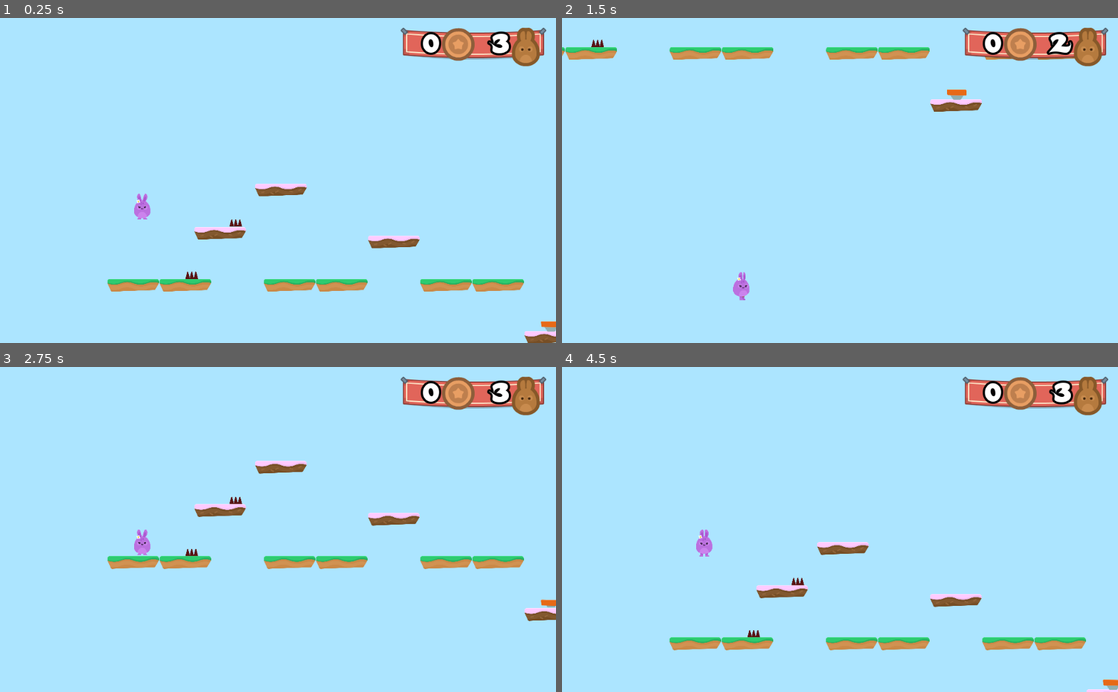
Above: before the commit, frames 1-4 (two rows, left to right).
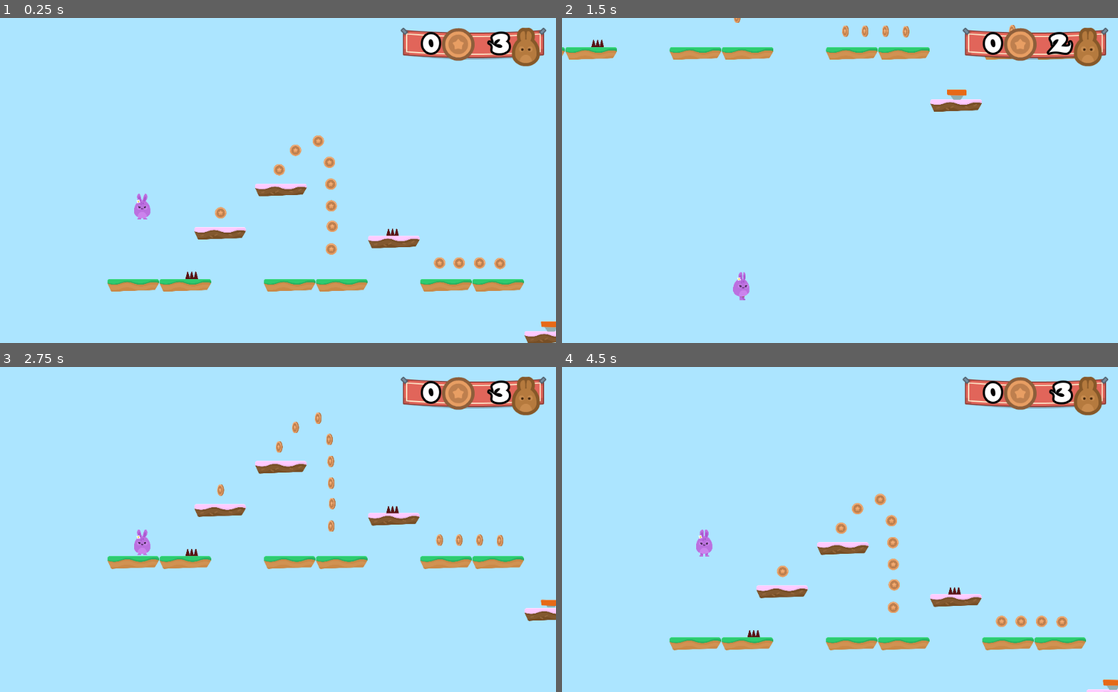
Above: after the commit, the same moments.

Repository: jruizluque/Godot2D_HoppyDays_3.1
Game: Godot game, scene res://Levels/Level1.tscn
Two runs of this game, one before a commit and one after it. Both use one fixed random seed, a clock stepped at 60 frames per second and the inputs below.
Inputs (mouse positions are in pixels of both pictures, inside the frame that each line leads up to):
- Up to frame 1 (0.25 s): no input
- Up to frame 2 (1.5 s): hold D (right) from 0.53 s (still down); tap W (jump) at 0.77 s
- Up to frame 3 (2.75 s): tap W (jump) at 1.52 s; release D (right) at 2 s; click (183, 575) at 2 s
- Up to frame 4 (4.5 s): hold A (left) 2.78-3.53 s; hold D (right) 3.53-4.25 s; tap W (jump) at 3.77 s; click (745, 575) at 4.25 s

The runs differ from the first frame. In frame 1, 0.9% of the frame differs, in the area x 38-91%, y 36-78%; in frame 2, 0.2%; in frame 3, 0.6%; in frame 4, 0.9%, in the area x 38-91%, y 38-81%.

Commit message:
Adding Coins - AnimationPlayer nodes

Diff:
--- a/GUI/GUI.gd
+++ b/GUI/GUI.gd
@@ -3,5 +3,6 @@
 #func _ready():
 #	$Control/TextureRect/HBoxContainer/LifeCount.text = "3"
 
-func update_lives(lives_left):
+func update_GUI(lives_left, coins):
 	$Control/TextureRect/HBoxContainer/LifeCount.text = str(lives_left)
+	$Control/TextureRect/HBoxContainer/CoinCount.text = str(coins)
--- /dev/null
+++ b/Items/Coin.gd
@@ -0,0 +1,13 @@
+extends Node2D
+
+var taken = false
+
+func _on_Area2D_body_entered(body):
+	if not taken:
+		taken = true
+		$AnimationPlayer.play("die")
+		$AudioStreamPlayer.play()
+		get_tree().call_group("Gamestate", "coin_up")
+
+func die():
+	queue_free()
--- /dev/null
+++ b/Items/Coin.tscn
@@ -0,0 +1,77 @@
+[gd_scene load_steps=10 format=2]
+
+[ext_resource path="res://Items/Coin.gd" type="Script" id=1]
+[ext_resource path="res://GFX/Items/bronze_1.png" type="Texture" id=2]
+[ext_resource path="res://GFX/Items/bronze_2.png" type="Texture" id=3]
+[ext_resource path="res://GFX/Items/bronze_3.png" type="Texture" id=4]
+[ext_resource path="res://GFX/Items/bronze_4.png" type="Texture" id=5]
+[ext_resource path="res://SFX/coin_SFX.wav" type="AudioStream" id=6]
+
+[sub_resource type="SpriteFrames" id=1]
+animations = [ {
+"frames": [ ExtResource( 2 ), ExtResource( 3 ), ExtResource( 4 ), ExtResource( 5 ), ExtResource( 4 ), ExtResource( 3 ) ],
+"loop": true,
+"name": "spin",
+"speed": 8.0
+} ]
+
+[sub_resource type="CircleShape2D" id=2]
+radius = 42.4119
+
+[sub_resource type="Animation" id=3]
+resource_name = "die"
+length = 0.5
+tracks/0/type = "value"
+tracks/0/path = NodePath(".:scale")
+tracks/0/interp = 1
+tracks/0/loop_wrap = true
+tracks/0/imported = false
+tracks/0/enabled = true
+tracks/0/keys = {
+"times": PoolRealArray( 0, 0.2, 0.5 ),
+"transitions": PoolRealArray( 1, 1, 1 ),
+"update": 0,
+"values": [ Vector2( 1, 1 ), Vector2( 1.5, 1.5 ), Vector2( 0.01, 0.01 ) ]
+}
+tracks/1/type = "method"
+tracks/1/path = NodePath(".")
+tracks/1/interp = 1
+tracks/1/loop_wrap = true
+tracks/1/imported = false
+tracks/1/enabled = true
+tracks/1/keys = {
+"times": PoolRealArray( 0.5 ),
+"transitions": PoolRealArray( 1 ),
+"values": [ {
+"args": [  ],
+"method": "die"
+} ]
+}
+
+[node name="Coin" type="Node2D"]
+script = ExtResource( 1 )
+__meta__ = {
+"_edit_group_": true
+}
+
+[node name="AnimatedSprite" type="AnimatedSprite" parent="."]
+frames = SubResource( 1 )
+animation = "spin"
+frame = 5
+playing = true
+
+[node name="Area2D" type="Area2D" parent="."]
+editor/display_folded = true
+collision_layer = 8
+
+[node name="CollisionShape2D" type="CollisionShape2D" parent="Area2D"]
+visible = false
+shape = SubResource( 2 )
+
+[node name="AudioStreamPlayer" type="AudioStreamPlayer" parent="."]
+stream = ExtResource( 6 )
+volume_db = -15.0
+
+[node name="AnimationPlayer" type="AnimationPlayer" parent="."]
+anims/die = SubResource( 3 )
+[connection signal="body_entered" from="Area2D" to="." method="_on_Area2D_body_entered"]
--- a/Levels/GameState.gd
+++ b/Levels/GameState.gd
@@ -1,6 +1,8 @@
 extends Node2D
 
 var lives = 3
+var coins = 0
+var target_number_of_coins = 10
 
 func _ready():
 	add_to_group("Gamestate")
@@ -14,7 +16,18 @@
 		end_game()
 
 func update_GUI():
-	get_tree().call_group("GUI", "update_lives", lives)
+	get_tree().call_group("GUI", "update_GUI", lives, coins)
+
+func coin_up():
+	coins += 1
+	update_GUI()
+	var multiple_of_coins = (coins % target_number_of_coins) == 0
+	if multiple_of_coins:
+		life_up()
+
+func life_up():
+	lives += 1
+	update_GUI()
 
 func end_game():
 	get_tree().change_scene("res://Levels/GameOver.tscn")
--- a/Levels/Level1.tscn
+++ b/Levels/Level1.tscn
@@ -1,12 +1,13 @@
-[gd_scene load_steps=8 format=2]
+[gd_scene load_steps=9 format=2]
 
 [ext_resource path="res://Levels/GameState.gd" type="Script" id=1]
 [ext_resource path="res://Player/Player.tscn" type="PackedScene" id=2]
 [ext_resource path="res://Levels/TileSet.tres" type="TileSet" id=3]
 [ext_resource path="res://Hazards/SpikesTop.tscn" type="PackedScene" id=4]
-[ext_resource path="res://Items/JumpPad.tscn" type="PackedScene" id=5]
-[ext_resource path="res://SFX/Chiptune_Adventures_1.ogg" type="AudioStream" id=6]
-[ext_resource path="res://GUI/GUI.tscn" type="PackedScene" id=7]
+[ext_resource path="res://Items/Coin.tscn" type="PackedScene" id=5]
+[ext_resource path="res://Items/JumpPad.tscn" type="PackedScene" id=6]
+[ext_resource path="res://SFX/Chiptune_Adventures_1.ogg" type="AudioStream" id=7]
+[ext_resource path="res://GUI/GUI.tscn" type="PackedScene" id=8]
 
 [node name="Level1" type="Node2D"]
 script = ExtResource( 1 )
@@ -21,26 +22,69 @@
 tile_data = PoolIntArray( 524363, 0, 0, 720915, 0, 0, 786501, 0, 0, 786502, 0, 0, 1048588, 0, 0, 1114144, 0, 0, 1114177 …(203 unchanged characters)…
 
 [node name="Hazards" type="Node" parent="."]
-editor/display_folded = true
 
 [node name="SpikesTop" parent="Hazards" instance=ExtResource( 4 )]
-position = Vector2( 1073.79, 996.263 )
+position = Vector2( 2228.99, 1064.81 )
 
 [node name="SpikesTop2" parent="Hazards" instance=ExtResource( 4 )]
 position = Vector2( 749.477, 1381.72 )
 
+[node name="Coins" type="Node" parent="."]
+
+[node name="Coin1" parent="Coins" instance=ExtResource( 5 )]
+position = Vector2( 962.581, 920.558 )
+
+[node name="Coin2" parent="Coins" instance=ExtResource( 5 )]
+position = Vector2( 1394.1, 602.055 )
+
+[node name="Coin3" parent="Coins" instance=ExtResource( 5 )]
+position = Vector2( 1513.97, 458.214 )
+
+[node name="Coin4" parent="Coins" instance=ExtResource( 5 )]
+position = Vector2( 1681.78, 389.719 )
+
+[node name="Coin5" parent="Coins" instance=ExtResource( 5 )]
+position = Vector2( 1763.98, 547.258 )
+
+[node name="Coin6" parent="Coins" instance=ExtResource( 5 )]
+position = Vector2( 1774.25, 708.223 )
+
+[node name="Coin7" parent="Coins" instance=ExtResource( 5 )]
+position = Vector2( 1777.67, 869.187 )
+
+[node name="Coin8" parent="Coins" instance=ExtResource( 5 )]
+position = Vector2( 1784.52, 1019.88 )
+
+[node name="Coin9" parent="Coins" instance=ExtResource( 5 )]
+position = Vector2( 1777.67, 1187.69 )
+
+[node name="Coin10" parent="Coins" instance=ExtResource( 5 )]
+position = Vector2( 2575.65, 1290.43 )
+
+[node name="Coin11" parent="Coins" instance=ExtResource( 5 )]
+position = Vector2( 2719.49, 1290.43 )
+
+[node name="Coin12" parent="Coins" instance=ExtResource( 5 )]
+position = Vector2( 2870.18, 1290.43 )
+
+[node name="Coin13" parent="Coins" instance=ExtResource( 5 )]
+position = Vector2( 3020.87, 1293.86 )
+
+[node name="Coin14" parent="Coins" instance=ExtResource( 5 )]
+position = Vector2( 3805.14, 1287.01 )
+
 [node name="JumpsPads" type="Node" parent="."]
 editor/display_folded = true
 
-[node name="JumpPad" parent="JumpsPads" instance=ExtResource( 5 )]
+[node name="JumpPad" parent="JumpsPads" instance=ExtResource( 6 )]
 position = Vector2( 3394.36, 1758.16 )
 
-[node name="JumpPad2" parent="JumpsPads" instance=ExtResource( 5 )]
+[node name="JumpPad2" parent="JumpsPads" instance=ExtResource( 6 )]
 position = Vector2( 4259.03, 1053.27 )
 
 [node name="BGM" type="AudioStreamPlayer" parent="."]
-stream = ExtResource( 6 )
+stream = ExtResource( 7 )
 volume_db = -5.0
 autoplay = true
 
-[node name="GUI" parent="." instance=ExtResource( 7 )]
+[node name="GUI" parent="." instance=ExtResource( 8 )]
